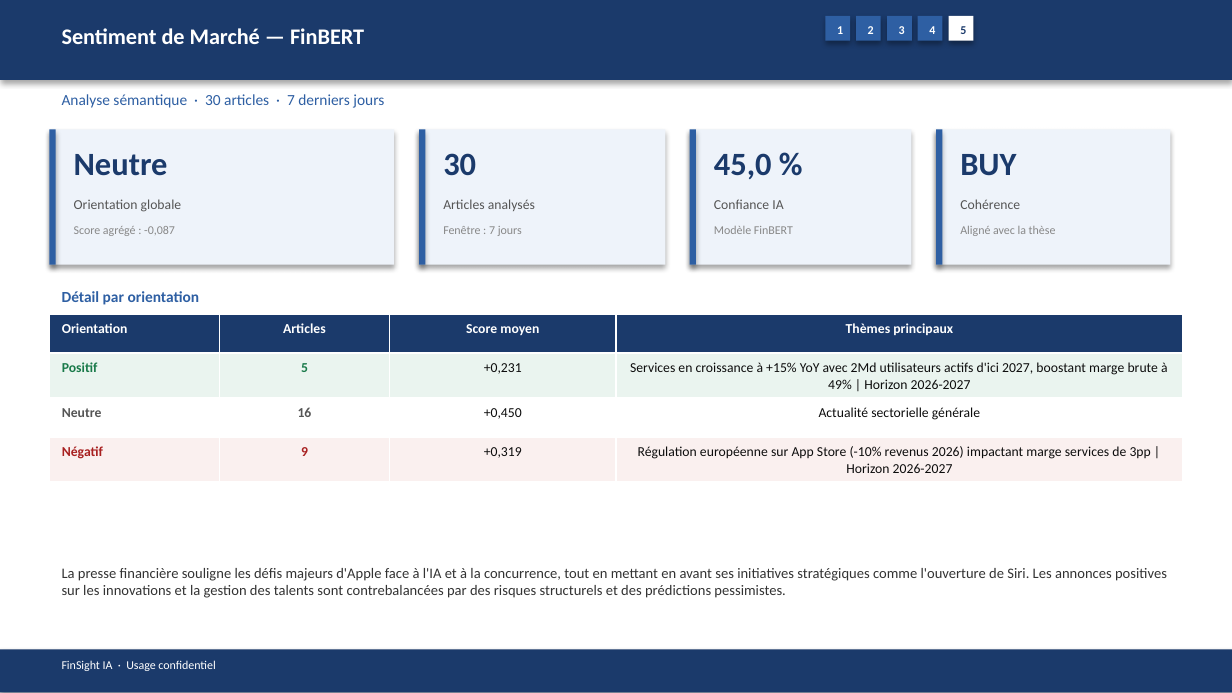
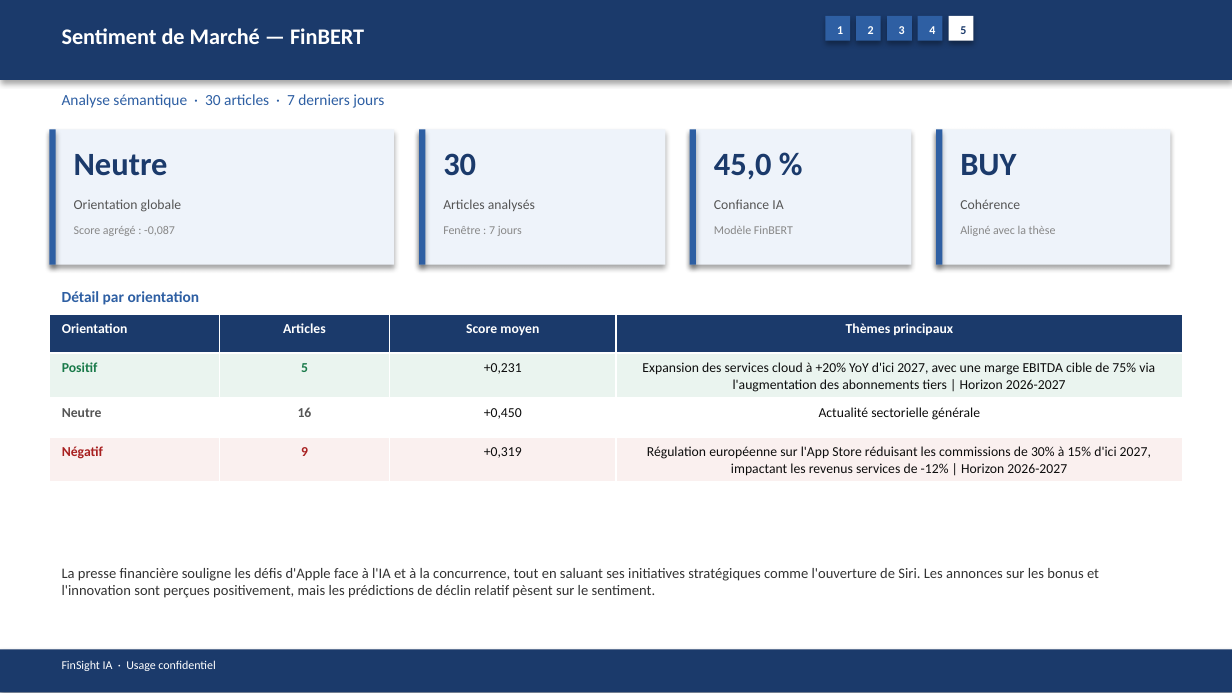
Before and after one commit to baptistejeh07-art/finsight-ia, a slide deck: slide 18 of preview/AAPL/AAPL_pitchbook.pptx. Drawn at 1232x693 pixels with LibreOffice and Linux fonts; fonts in the diff are those of the drawing. Boxes give left, top, right and bottom in pixels: in the first picture for what was removed or moved away, otherwise in the second. Text is boxed around its words. In the diff, an @@ line names an element or a change of style, - is before the commit and + after.

```diff
--- a/preview/AAPL/AAPL_pitchbook.pptx
+++ b/preview/AAPL/AAPL_pitchbook.pptx
@@ table at <box>49,314,1183,480</box> @@
-row 2, column 4: Services en croissance à +15% YoY avec 2Md utilisateurs actifs d'ici 2027, boostant marge brute à 49% | Horizon 2026-2027
+row 2, column 4: Expansion des services cloud à +20% YoY d'ici 2027, avec une marge EBITDA cible de 75% via l'augmentation des abonnements tiers | Horizon 2026-2027
-row 4, column 4: Régulation européenne sur App Store (-10% revenus 2026) impactant marge services de 3pp | Horizon 2026-2027
+row 4, column 4: Régulation européenne sur l'App Store réduisant les commissions de 30% à 15% d'ici 2027, impactant les revenus services de -12% | Horizon 2026-2027
@@ text at <box>62,568,1099,598</box>: text changed @@
-La presse financière souligne les défis majeurs d'Apple face à l'IA et à la concurrence, tout en mettant en avant ses initiatives stratégiques comme l'ouverture de Siri. Les annonces positives sur les innovations et la gestion des talents sont contrebalancées par des risques structurels et des prédictions pessimistes.
+La presse financière souligne les défis d'Apple face à l'IA et à la concurrence, tout en saluant ses initiatives stratégiques comme l'ouverture de Siri. Les annonces sur les bonus et l'innovation sont perçues positivement, mais les prédictions de déclin relatif pèsent sur le sentiment.
```
Also in this commit, not shown: 13 other slides changed, 4 other files.
